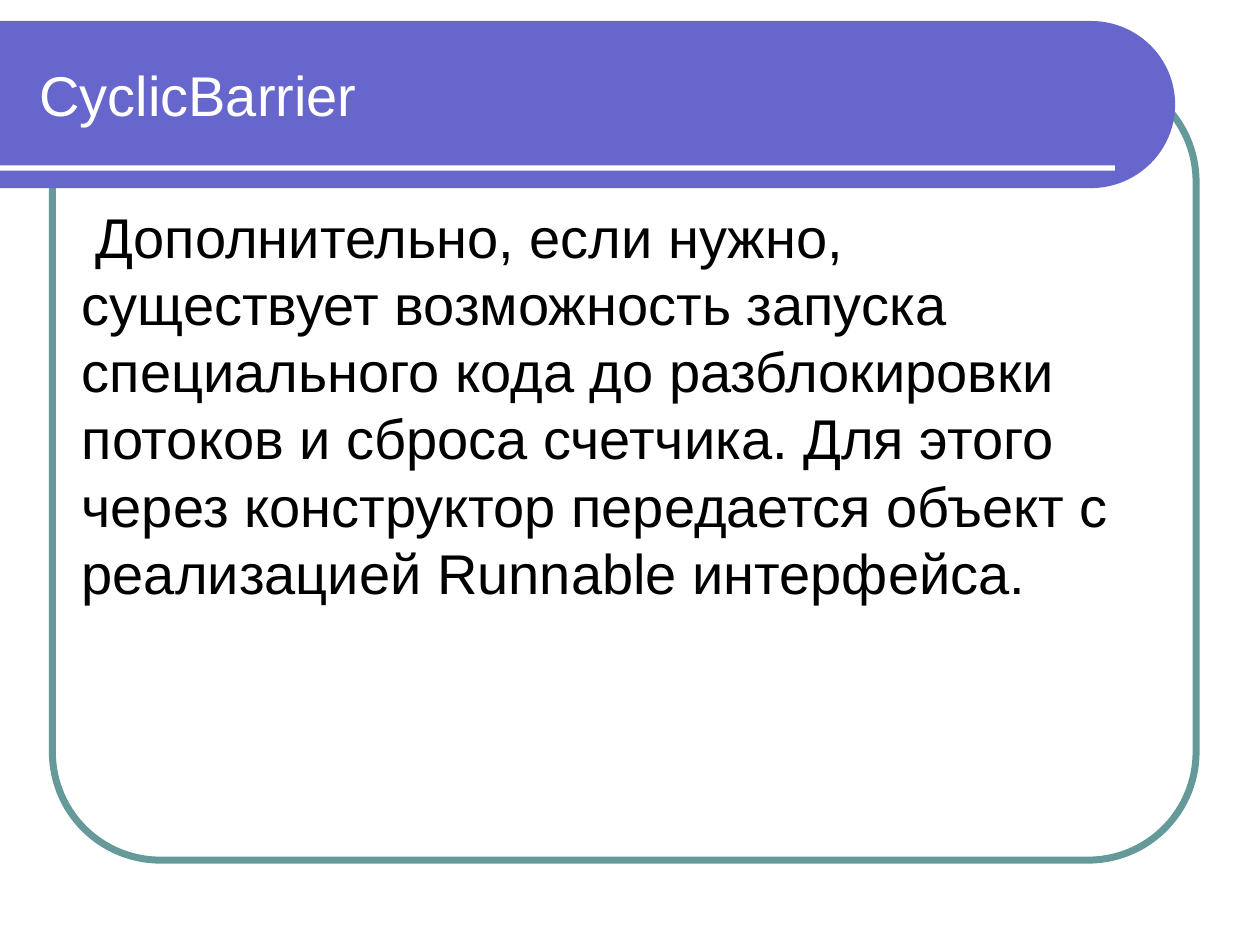
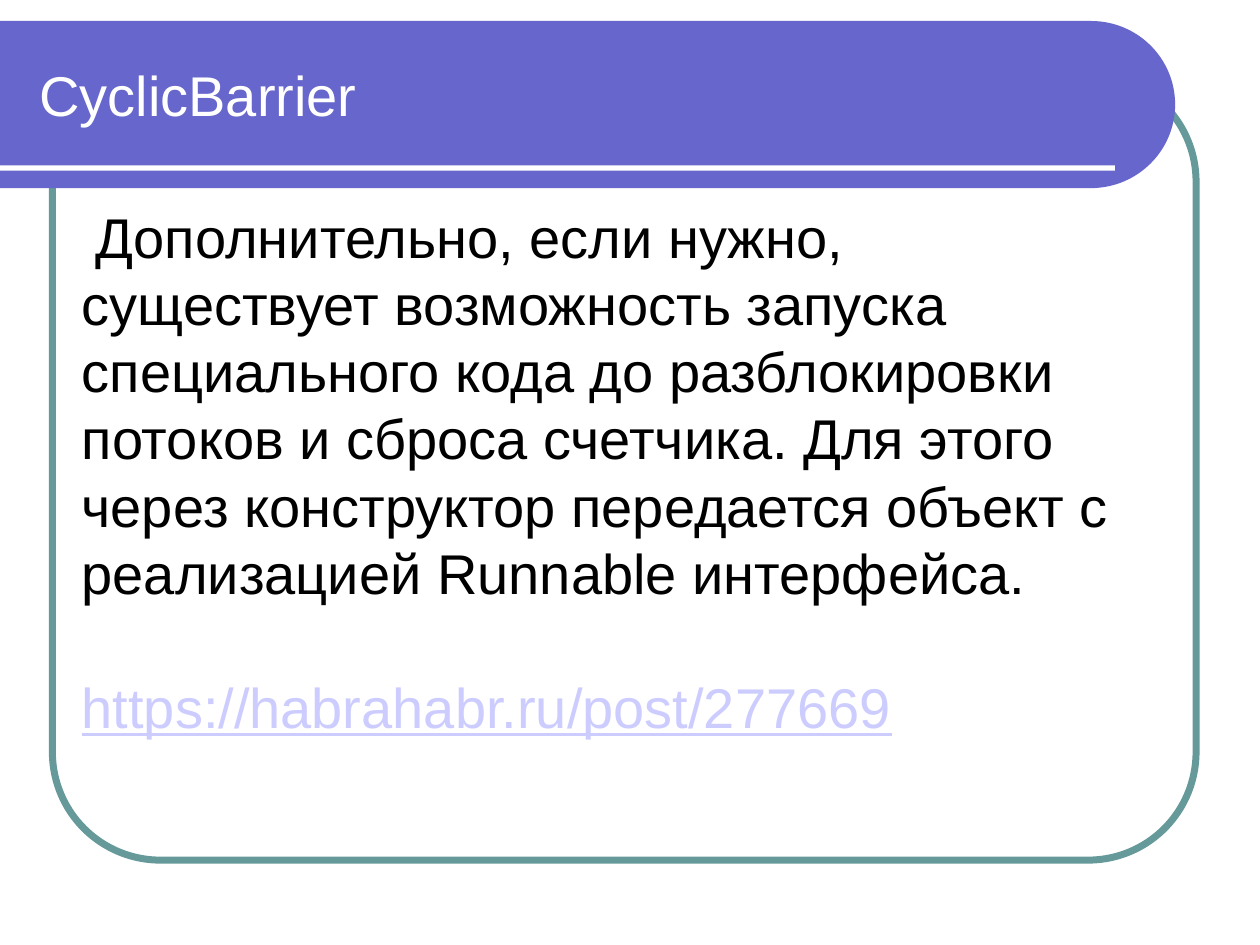
Before and after one commit to maxchv/JavaLessons, a slide deck: slide 92 of Lesson15/Modul 11 Vychislitelnye potoki.pptx (slide 87 before the commit). Drawn at 1260x945 pixels with LibreOffice and Linux fonts; fonts in the diff are those of the drawing. Boxes give left, top, right and bottom in pixels: in the first picture for what was removed or moved away, otherwise in the second. Text is boxed around its words. In the diff, an @@ line names an element or a change of style, - is before the commit and + after.

```diff
--- a/Lesson15/Modul 11 Vychislitelnye potoki.pptx
+++ b/Lesson15/Modul 11 Vychislitelnye potoki.pptx
@@ text at <box>82,688,891,739</box>: paragraph added @@
+https://habrahabr.ru/post/277669
```
Also in this commit, not shown: 2 other slides changed, 7 slides added, 1 slide removed, 1 other file.
